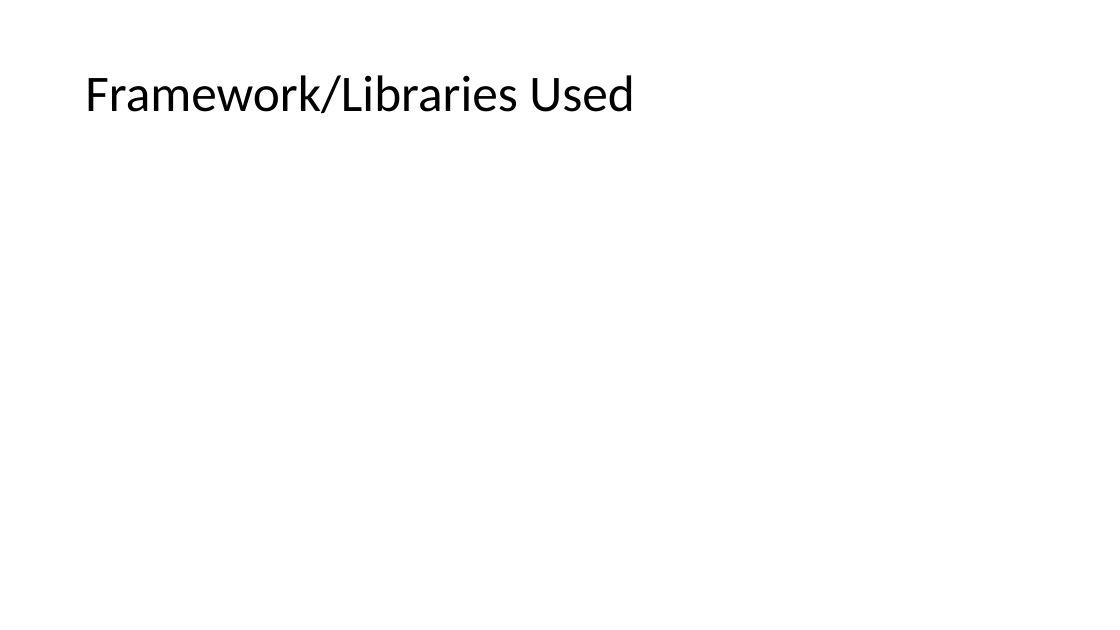
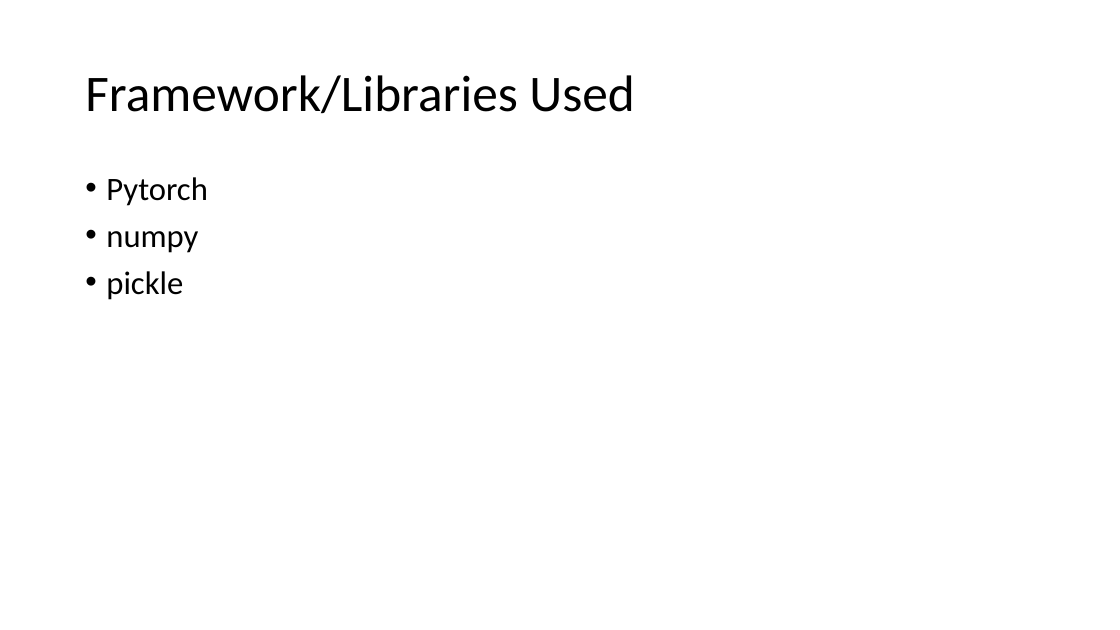
Before and after one commit to binit92/INSE-6421, a slide deck: slide 19 of Presentation.pptx. Drawn at 1120x630 pixels with LibreOffice and Linux fonts; fonts in the diff are those of the drawing. Boxes give left, top, right and bottom in pixels: in the first picture for what was removed or moved away, otherwise in the second. Text is boxed around its words. In the diff, an @@ line names an element or a change of style, - is before the commit and + after.

```diff
--- a/Presentation.pptx
+++ b/Presentation.pptx
@@ text added at [106, 177, 208, 300], 28 pt, text #000000 @@
+• Pytorch
+• numpy
+• pickle
```
Also in this commit, not shown: 7 other slides changed, 9 slides added, 1 slide removed.
